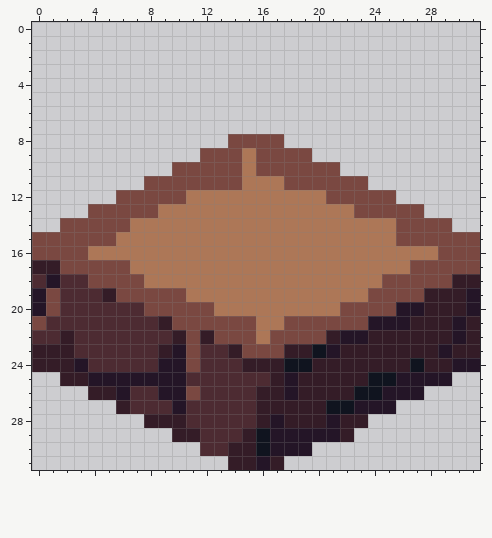
Pixel-art sprite, stored at assets/tiles/village/tileset.png. The picture above was drawn from the file before the commit.
The file is 32x32 pixels.
The same view after the edit:
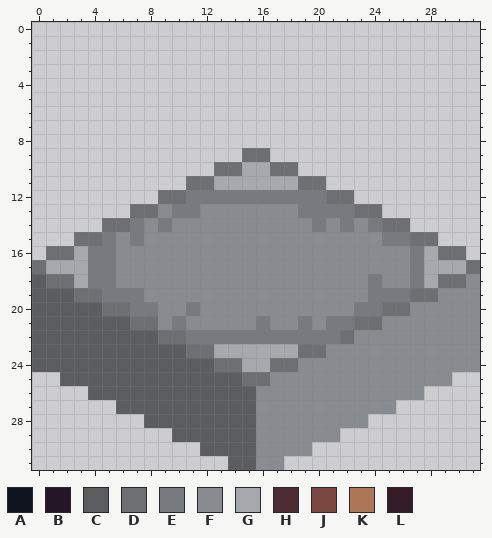
Palette (. is transparent): A #10141f  B #241527  C #5b5d5f  D #6d6f72  E #777a7e  F #888b8f  G #a6a9ad  H #4d2b32  J #7a4841  K #ad7757  L #341c27
What changed:
Changed rows in their new state; - is an unchanged pixel.
first column x 0:
 8 --------------....--------------
 9 ------------...DD...------------
10 ----------...DDGGDD...----------
11 --------...DDGGGGGGDD...--------
12 ------...DDEEEEEEEEEEDD...------
13 ----...DDFEEFFFFFFFEEEEDD...----
14 --...DDEFEFFFFFFFFFFEFEFEDD...--
15 ...DDEFEFFFFFFFFFFFFFFFFFEEDD...
16 .DDGEEFFFFFFFFFFFFFFFFFFFFFEGDD.
17 DGGGEEFFFFFFFFFFFFFFFFFFFFFEGGGD
18 CDDGEEFFFFFFFFFFFFFFFFFFEFFEGDDF
19 CCCDDEEEFFFFFFFFFFFFFFFFEEEDDFFF
20 CCCCCDDEEFFEFFFFFFFFFFFEEDDFFFFF
21 CCCCCCCDDFEFFFFFEFFEFEEDDFFFFFFF
22 CCCCCCCCCDDEEEEEEEEEEEDFFFFFFFFF
23 CCCCCCCCCCCDDGGGGGGDDFFFFFFFFFFF
24 CCCCCCCCCCCCCDDGGDDFFFFFFFFFFFFF
25 --CCCCCCCCCCCCCDDFFFFFFFFFFFFF--
26 ----CCCCCCCCCCCCFFFFFFFFFFFF----
27 ------CCCCCCCCCCFFFFFFFFFF------
28 --------CCCCCCCCFFFFFFFF--------
29 ----------CCCCCCFFFFFF.---------
30 ------------CCCCFFFF------------
31 --------------CCFF--------------
Pixel boxes of the changes (left, top, right, bottom) in both pictures:
changed: (32, 134, 480, 470)
